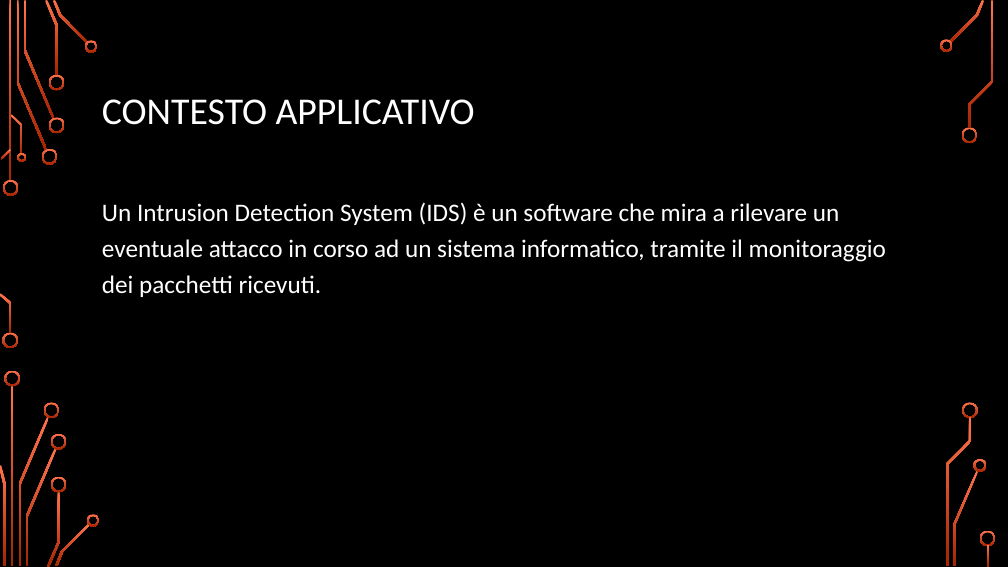
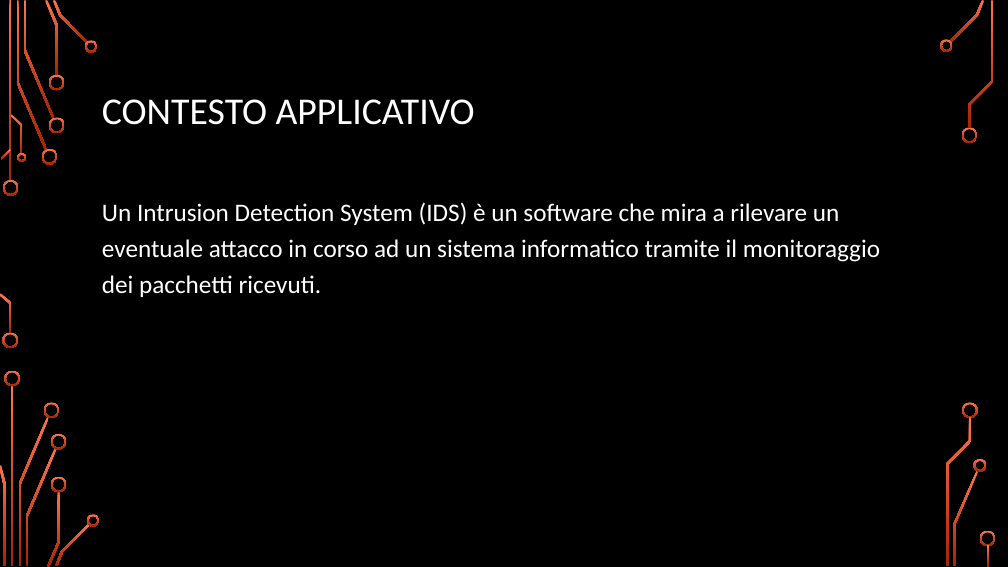
Before and after one commit to rot13-git/Dm-Project, a slide deck: slide 2 of Presentazione.pptx. Drawn at 1008x567 pixels with LibreOffice and Linux fonts; fonts in the diff are those of the drawing; background and template pictures are left out. Boxes give left, top, right and bottom in pixels: in the first picture for what was removed or moved away, otherwise in the second. Text is boxed around its words. In the diff, an @@ line names an element or a change of style, - is before the commit and + after.

```diff
--- a/Presentazione.pptx
+++ b/Presentazione.pptx
@@ text at <box>102,202,880,297</box>: text changed @@
-Un Intrusion Detection System (IDS) è un software che mira a rilevare un eventuale attacco in corso ad un sistema informatico, tramite il monitoraggio dei pacchetti ricevuti.
+Un Intrusion Detection System (IDS) è un software che mira a rilevare un eventuale attacco in corso ad un sistema informatico tramite il monitoraggio dei pacchetti ricevuti.
```
Also in this commit, not shown: 8 other slides changed, 2 slides added.
